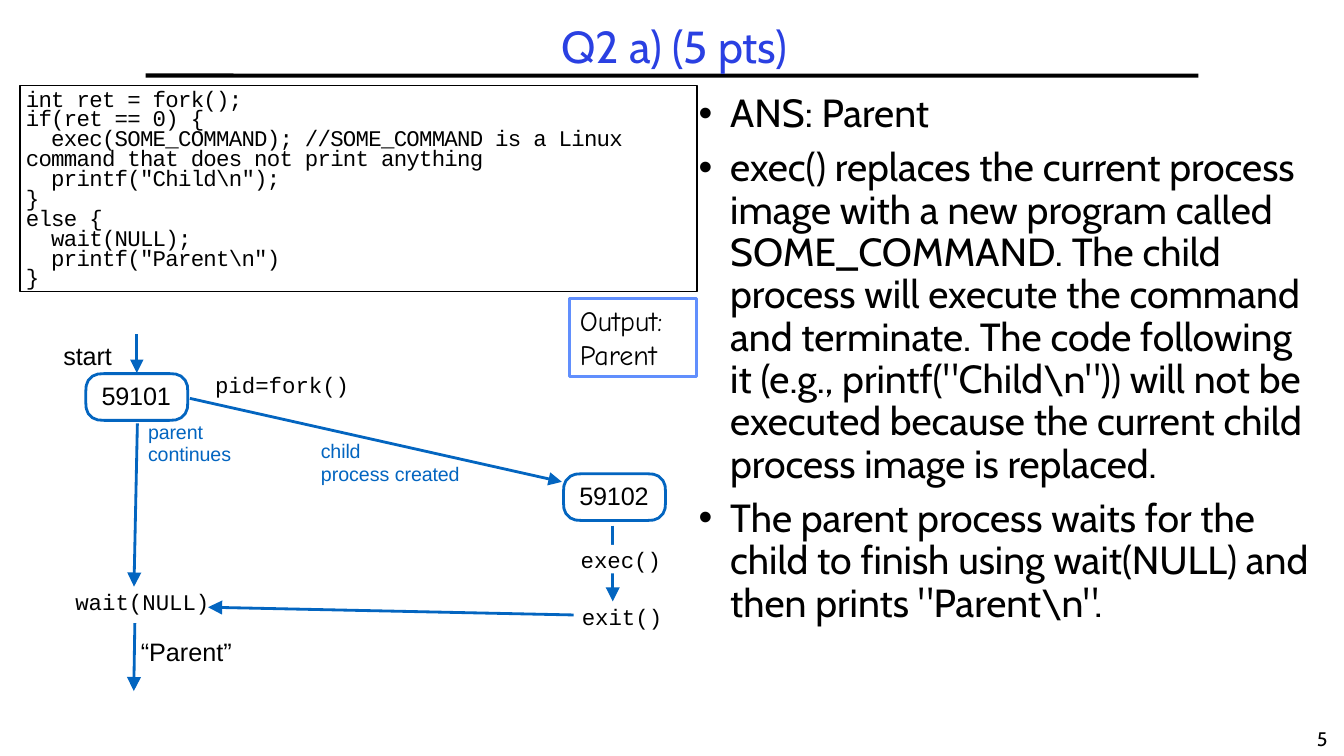
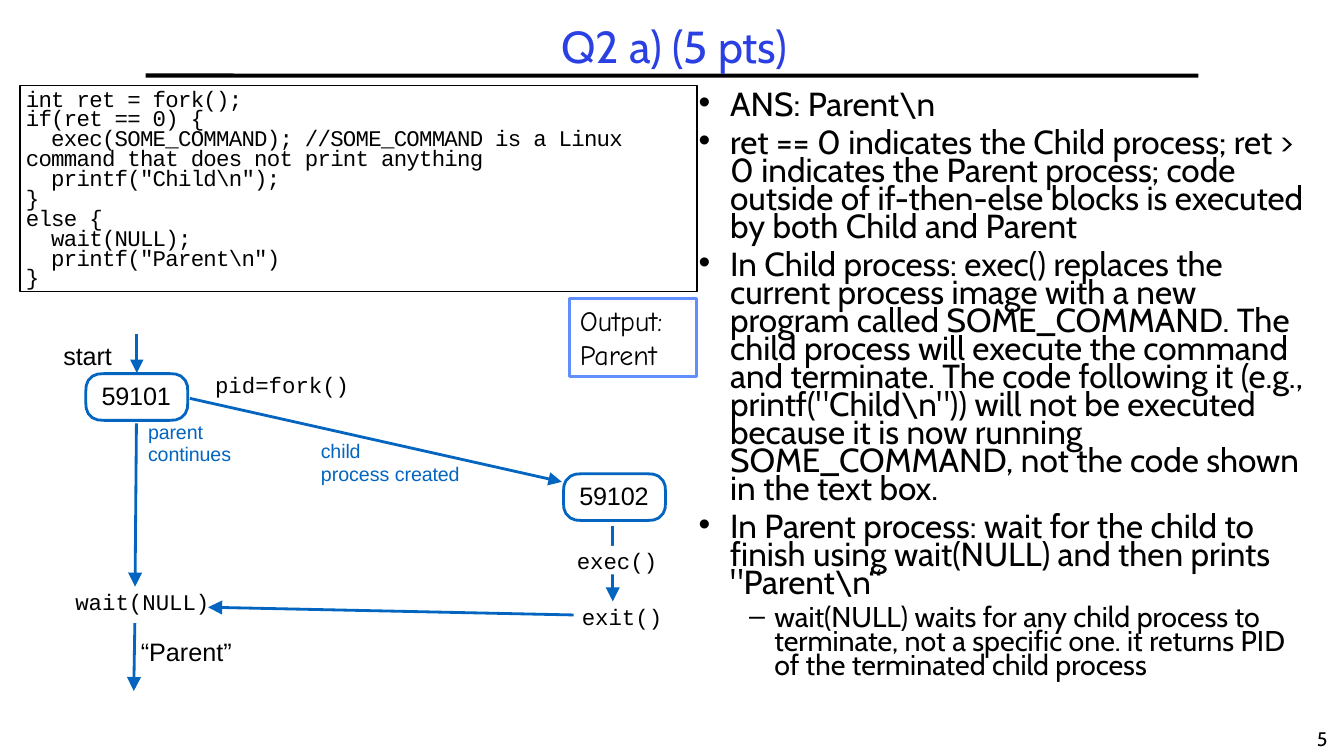
Before and after one commit to guhofstra/CSC256Fa25, a slide deck: slide 5 of PPTs/Exam/CSC112 MidtermExam Sp2025.pptx. Drawn at 1344x756 pixels with LibreOffice and Linux fonts; fonts in the diff are those of the drawing. Boxes give left, top, right and bottom in pixels: in the first picture for what was removed or moved away, otherwise in the second. Text is boxed around its words. In the diff, an @@ line names an element or a change of style, - is before the commit and + after.

```diff
--- a/PPTs/Exam/CSC112 MidtermExam Sp2025.pptx
+++ b/PPTs/Exam/CSC112 MidtermExam Sp2025.pptx
@@ text at bbox=[730, 92, 1303, 682]: text changed; size 28 to 23.8 pt @@
-• ANS: Parent
-• exec() replaces the current process image with a new program called SOME_COMMAND. The child process will execute the command and terminate. The code following it (e.g., printf("Child\n")) will not be executed because the current child process image is replaced.
-• The parent process waits for the child to finish using wait(NULL) and then prints "Parent\n".
+• ANS: Parent\n
+• ret == 0 indicates the Child process; ret > 0 indicates the Parent process; code outside of if-then-else blocks is executed by both Child and Parent
+• In Child process: exec() replaces the current process image with a new program called SOME_COMMAND. The child process will execute the command and terminate. The code following it (e.g., printf("Child\n")) will not be executed because it is now running SOME_COMMAND, not the code shown in the text box.
+• In Parent process: wait for the child to finish using wait(NULL) and then prints "Parent\n“
+  – wait(NULL) waits for any child process to terminate, not a specific one. it returns PID of the terminated child process
@@ text "exec()": place and size @@
-text "exec()" at bbox=[581, 552, 661, 575]
+text "exec()" at bbox=[577, 553, 657, 576]
```
Also in this commit, not shown: 2 other slides changed, 5 other files.
